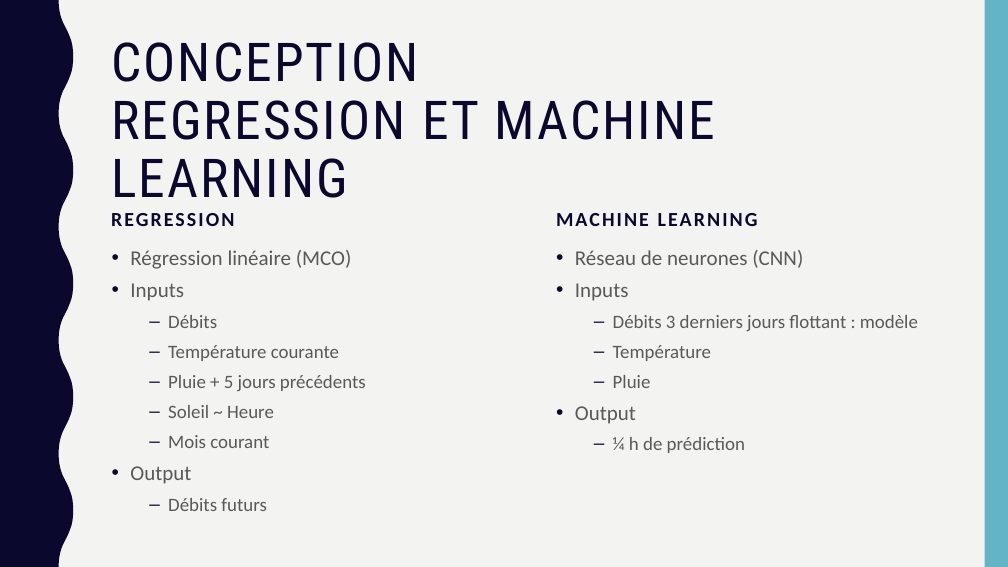
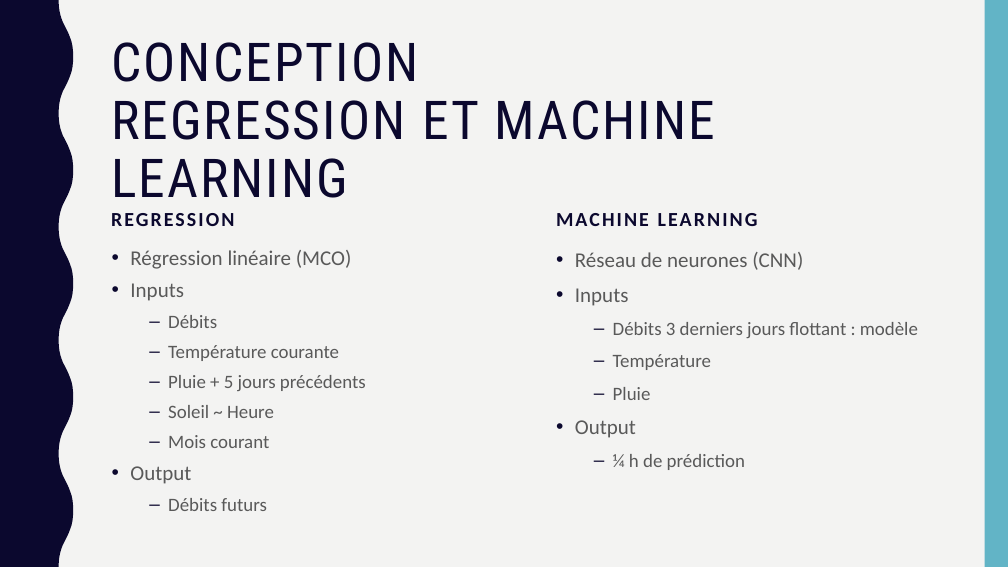
Before and after one commit to LuanaMartelli/BlueArk2019, a slide deck: slide 10 of Flow Rate Forecasting.pptx (slide 8 before the commit). Drawn at 1008x567 pixels with LibreOffice and Linux fonts; fonts in the diff are those of the drawing. Boxes give left, top, right and bottom in pixels: in the first picture for what was removed or moved away, otherwise in the second. Text is boxed around its words. In the diff, an @@ line names an element or a change of style, - is before the commit and + after.

Commit message:
powerpoint Ben

```diff
--- a/Flow Rate Forecasting.pptx
+++ b/Flow Rate Forecasting.pptx
@@ text "Réseau de neurones (CNN)" at <box>575,252,918,470</box>: line spacing 1 to 1.1 @@
```
Also in this commit, not shown: 5 slides added, 3 slides removed.
